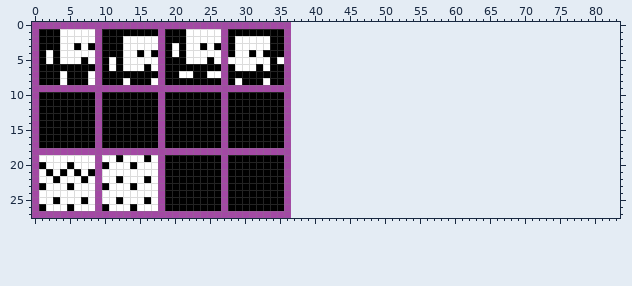
Two versions of one sprite sheet, sprites.png. This is how it looked before the edit.
The file is 37x28 pixels. The old version is drawn lined up with the new one, on the new canvas.
Now the later version:
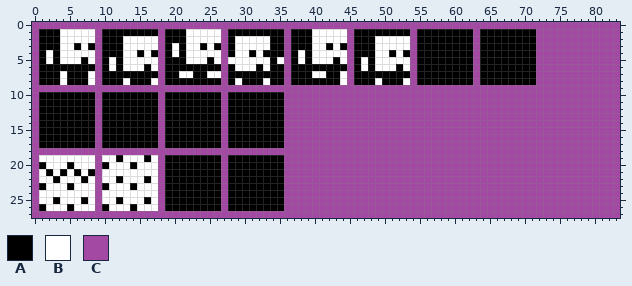
Palette (. is transparent): A #000000  B #ffffff  C #a349a4
Difference:
canvas 37x28 -> 84x28
y 0: x 37..83 ............................................... -> CCCCCCCCCCCCCCCCCCCCCCCCCCCCCCCCCCCCCCCCCCCCCCC
y 1: x 37..83 ............................................... -> AAABBBBBCAAAAAAAACAAAAAAAACAAAAAAAACCCCCCCCCCCC
y 2: x 37..83 ............................................... -> AAABBBBBCAAABBBBBCAAAAAAAACAAAAAAAACCCCCCCCCCCC
y 3: x 37..83 ............................................... -> AAABBABACAAABBBBBCAAAAAAAACAAAAAAAACCCCCCCCCCCC
y 4: x 37..83 ............................................... -> ABABBBBBCAAABBABACAAAAAAAACAAAAAAAACCCCCCCCCCCC
y 5: x 37..83 ............................................... -> ABABBBABCABABBBBBCAAAAAAAACAAAAAAAACCCCCCCCCCCC
y 6: x 37..83 ............................................... -> AAAAAAAACABABBBABCAAAAAAAACAAAAAAAACCCCCCCCCCCC
y 7: x 37..83 ............................................... -> AAABBAABCAAAAAAAACAAAAAAAACAAAAAAAACCCCCCCCCCCC
y 8: x 37..83 ............................................... -> AAAAAAABCAAABAAABCAAAAAAAACAAAAAAAACCCCCCCCCCCC
y 9..27: x 37..83 ............................................... -> CCCCCCCCCCCCCCCCCCCCCCCCCCCCCCCCCCCCCCCCCCCCCCC
Where, in picture pixels (left, top, right, bottom), the same in both pictures:
added: (291, 22, 620, 218)
